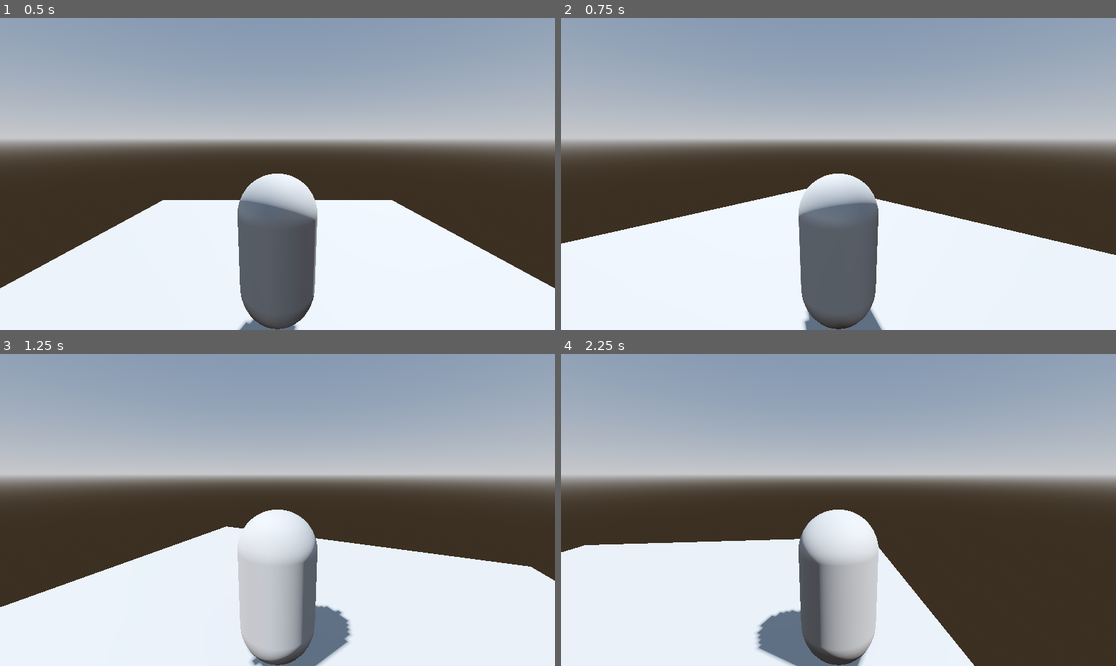
Above: before the commit, frames 1-4 (two rows, left to right).
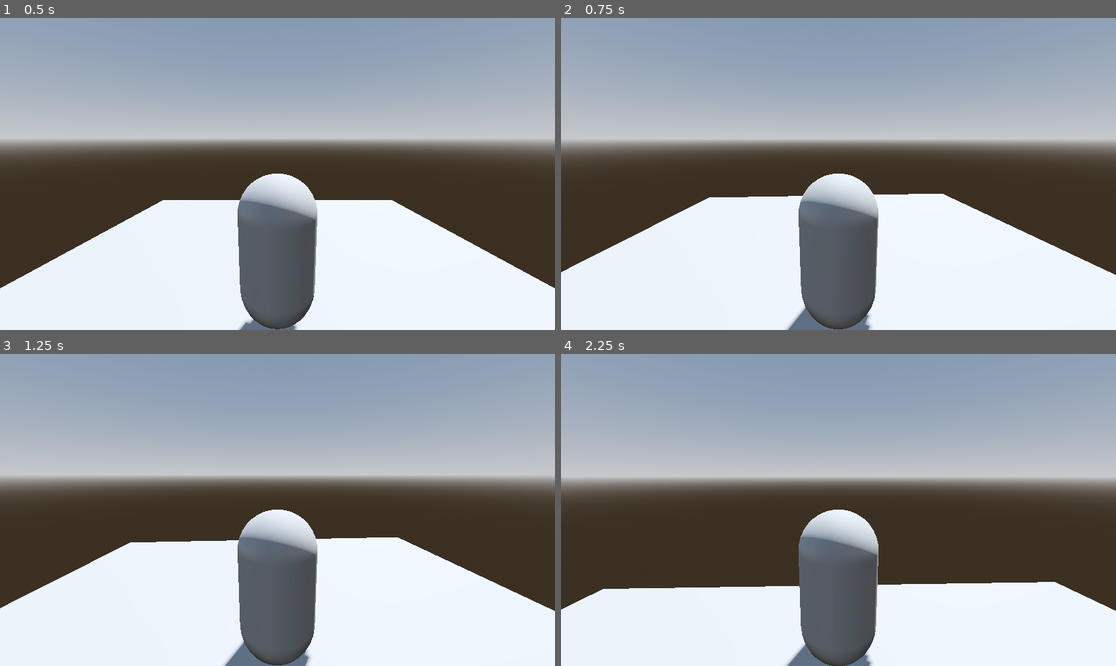
Above: after the commit, the same moments.

Repository: nordic96/unknown
Game: Godot game, scene res://level.tscn
Same seed, same stepped clock (60 frames per second), same inputs: the game is played once before the commit and once after it.
Inputs (mouse positions are in pixels of both pictures, inside the frame that each line leads up to):
- Up to frame 1 (0.5 s): no input
- Up to frame 2 (0.75 s): move the mouse to (866, 174) at 0.52 s; hold W (move_forward) from 0.53 s (still down)
- Up to frame 3 (1.25 s): keep holding W (move_forward)
- Up to frame 4 (2.25 s): keep holding W (move_forward); move the mouse to (810, 510) at 1.27 s; move the mouse to (849, 503) at 2.02 s

Frame 1 is identical in both runs. In frame 2, 3.8% of the frame differs, in the area x 0-100%, y 52-100%; in frame 3, 9.2%; in frame 4, 22%, in the area x 0-100%, y 38-100%.

Commit message:
refactored Player class with @

Diff:
--- a/Player.gd
+++ b/Player.gd
@@ -3,6 +3,9 @@
 var mouse_sensitivity := 0.001
 var twist_input := 0.0
 var pitch_input := 0.0
+
+@onready var twist_pivot = $TwistPivot
+@onready var pitch_pivot = $TwistPivot/PitchPivot
 
 # Called when the node enters the scene tree for the first time.
 func _ready():
@@ -18,7 +21,11 @@
 	if Input.is_action_just_pressed("ui_cancel"):
 		Input.set_mouse_mode(Input.MOUSE_MODE_VISIBLE)
 
-	$TwistPivot.rotate_y(twist_input)
+	twist_pivot.rotate_y(twist_input)
+	pitch_pivot.rotate_x(pitch_input)
+	pitch_pivot.rotation.x = clamp(pitch_pivot.rotation.x, -0.5, 0.5)
+	twist_input = 0
+	pitch_input = 0
 
 
 func _unhandled_input(event):
